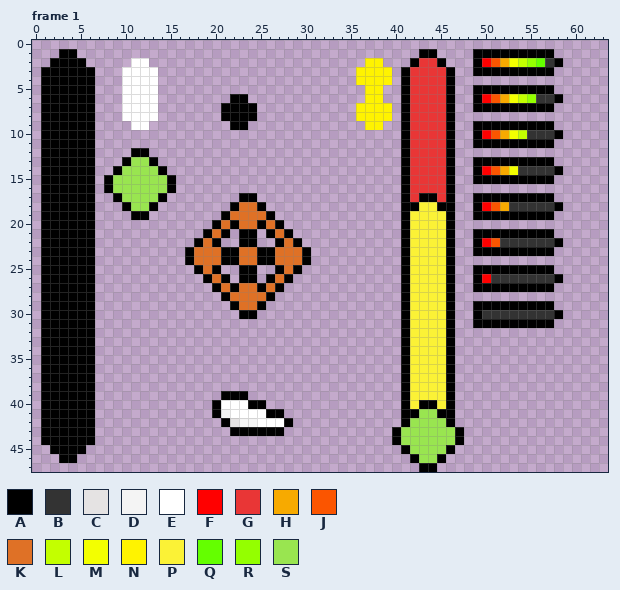
A pixel-art file gets an edit: assets/sprites/aim_system.aseprite. Above, as it was before the edit.
64x48 pixels, 5 frames. Shown: frame 1.
Palette (. is transparent): A #000000  B #333333  C #e5e3e3  D #f4f4f4  E #ffffff  F #ff0000  G #e93636  H #f7aa00  J #fb5500  K #df7126  L #c3ff00  M #f3ff00  N #fff300  P #fbf236  Q #64ff00  R #94ff00  S #99e550
Pixels before, frame 1 (only the part around the change), first column x 25:
 0 .........................
 1 ..................AA....A
 2 ............NN...AGGA...A
 3 ...........NNNN.AGGGGA..A
 4 ...........NNNN.AGGGGA...
 5 ............NN..AGGGGA..A
 6 ............NN..AGGGGA..A
 7 ...........NNNN.AGGGGA..A
 8 ...........NNNN.AGGGGA...
 9 ............NN..AGGGGA..A
10 ................AGGGGA..A
11 ................AGGGGA..A
12 ................AGGGGA...
13 ................AGGGGA..A
14 ................AGGGGA..A
15 ................AGGGGA..A
16 ................AGGGGA...
17 ................AGAAGA..A
18 A...............AAPPAA..A
19 KA..............APPPPA..A
20 AKA.............APPPPA...
21 .AKA............APPPPA..A
22 ..AKA...........APPPPA..A
23 AAKKKA..........APPPPA..A
24 AAKKKA..........APPPPA...
25 ..AKA...........APPPPA..A
26 .AKA............APPPPA..A
27 AKA.............APPPPA..A
28 KA..............APPPPA...
29 A...............APPPPA..A
30 ................APPPPA..A
31 ................APPPPA..A
32 ................APPPPA...
33 ................APPPPA...
34 ................APPPPA...
35 ................APPPPA...
36 ................APPPPA...
37 ................APPPPA...
38 ................APPPPA...
39 ................APPPPA...
40 A...............APAAPA...
41 EAA.............AASSAA...
42 EEEA............ASSSSA...
43 AAA............ASSSSSSA..
44 ...............ASSSSSSA..
45 ................ASSSSA...
46 .................ASSA....
47 ..................AA.....
And afterwards:
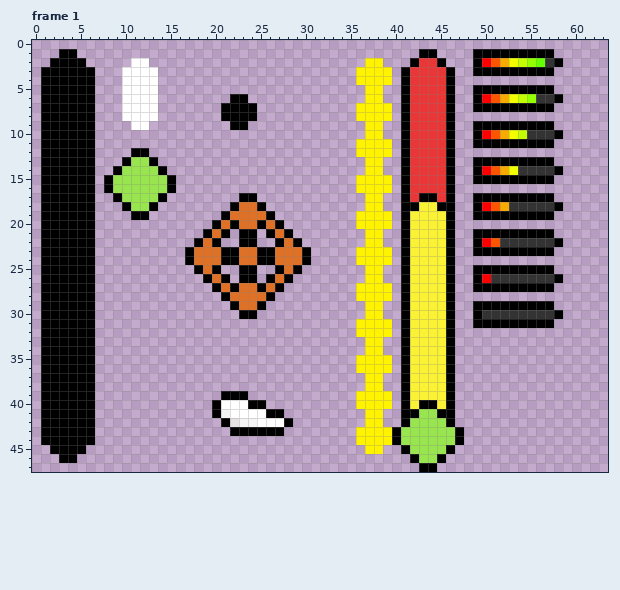
Changes in this commit:
layer "Layer 2" added
Changed rows in their new state; - is an unchanged pixel.
Frame 1, layer "Layer 2":
first column x 36:
10 -NN-
11 NNNN
12 NNNN
13 -NN-
14 -NN-
15 NNNN
16 NNNN
17 -NN-
18 -NN-
19 NNNN
20 NNNN
21 -NN-
22 -NN-
23 NNNN
24 NNNN
25 -NN-
26 -NN-
27 NNNN
28 NNNN
29 -NN-
30 -NN-
31 NNNN
32 NNNN
33 -NN-
34 -NN-
35 NNNN
36 NNNN
37 -NN-
38 -NN-
39 NNNN
40 NNNN
41 -NN-
42 -NN-
43 NNNN
44 NNNN
45 -NN-
Boxes around the changes in both pictures, in picture pixels (x1, y1, x2, y2):
added: (356, 130, 392, 454)
